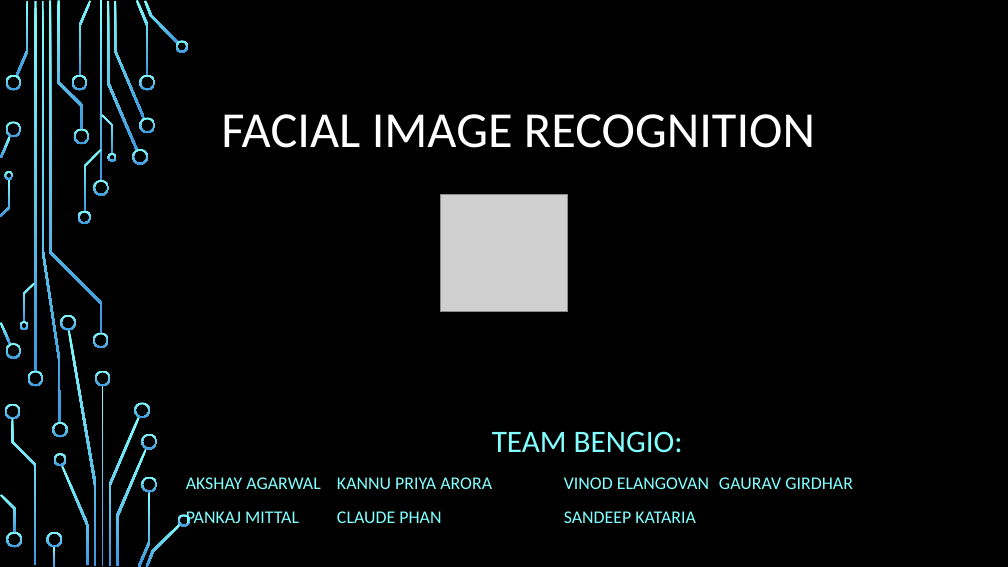
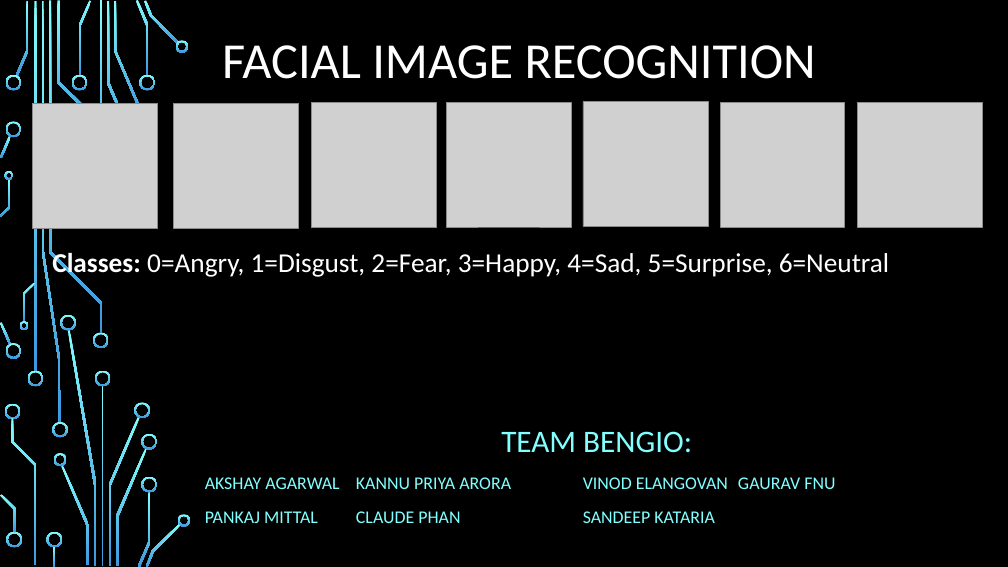
Before and after one commit to MR-KHILADI/Facial-Expression-Recognition, a slide deck: slide 1 of Final Project Draft.pptx. Drawn at 1008x567 pixels with LibreOffice and Linux fonts; fonts in the diff are those of the drawing; grey boxes stand for pictures; background and template pictures are left out. Boxes give left, top, right and bottom in pixels: in the first picture for what was removed or moved away, otherwise in the second. Text is boxed around its words. In the diff, an @@ line names an element or a change of style, - is before the commit and + after.

```diff
--- a/Final Project Draft.pptx
+++ b/Final Project Draft.pptx
@@ title "FACIAL IMAGE RECOGNITION" moved from (x1=221, y1=114, x2=815, y2=148) to (x1=222, y1=45, x2=816, y2=79) @@
@@ picture added at (x1=33, y1=104, x2=158, y2=228) @@
@@ picture added at (x1=174, y1=104, x2=299, y2=228) @@
@@ picture added at (x1=312, y1=103, x2=437, y2=228) @@
@@ picture added at (x1=446, y1=102, x2=572, y2=227) @@
@@ picture added at (x1=583, y1=101, x2=709, y2=226) @@
@@ picture added at (x1=721, y1=103, x2=845, y2=227) @@
@@ picture added at (x1=858, y1=103, x2=982, y2=227) @@
@@ group removed at (x1=73, y1=114, x2=155, y2=225): 8 freeform shapes @@
@@ picture removed at (x1=441, y1=194, x2=568, y2=312) @@
@@ text added at (x1=52, y1=252, x2=889, y2=278), 26 pt, text #FFFFFF @@
+Classes: 0=Angry, 1=Disgust, 2=Fear, 3=Happy, 4=Sad, 5=Surprise, 6=Neutral
@@ subtitle "TEAM BENGIO:" moved from (x1=186, y1=431, x2=853, y2=527) to (x1=205, y1=431, x2=835, y2=523) @@
@@ subtitle at (x1=205, y1=477, x2=835, y2=489): text changed @@
-AKSHAY AGARWAL KANNU PRIYA ARORA VINOD ELANGOVAN GAURAV GIRDHAR
+AKSHAY AGARWAL KANNU PRIYA ARORA VINOD ELANGOVAN GAURAV FNU
```
Also in this commit, not shown: 3 other slides changed, 3 slides added, 1 slide removed.
